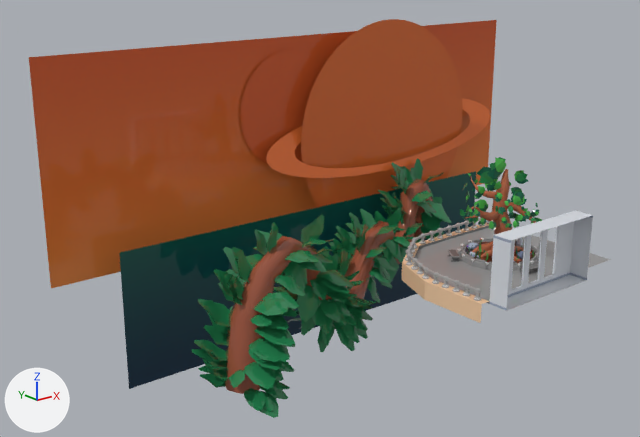
Renders of the glTF model models/Rooms/room04.glb from each side of a commit.
The view is the same before and after, from a camera (50 mm lens) standing at (-97.8, -69.7, 42.6) and looking at (-12.4, 37.0, -0.1). Every picture has the same lights, and +X, +Y and +Z are marked at lower left. Where no turn or scale is listed for an object, it has been applied to the vertices. Vertices at the same position are counted once.

The first picture shows 'Room04'.
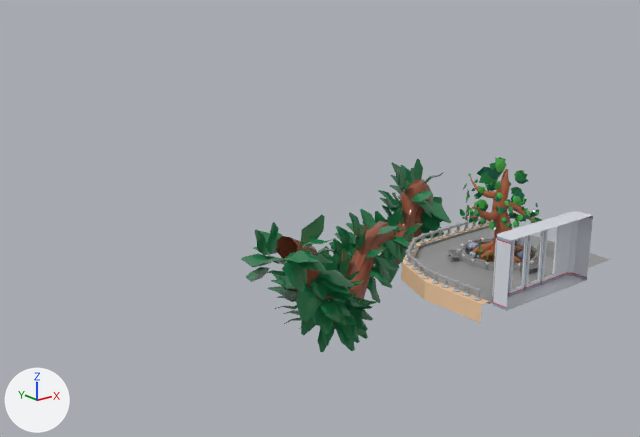
Commit message: room04 update

Edits to the bpy script that builds the scene:
```text
Change me_cylinder_022:
    used by ob_room04; location = (-8.3, 4.4, -2.3)
    remove me_cylinder_022.from_pydata(...)  # 11868 vertices, 18473 faces; spans x -42.3..57.8, y -3.4..50.8, z -24.3..31.2
    add me_cylinder_022.from_pydata(...)  # 11070 vertices, 17777 faces; spans x -24.5..36.4, y -3.4..48.5, z -18.0..13.6
    me_cylinder_022 part 1: 59 loose pieces with 912 vertices, spanning x -42.3..57.8, y 10.2..50.8, z -24.3..31.2, are deleted
    me_cylinder_022 part 2
    10 vertices are removed from x -0.7..17.3, y -0.4, z -2.3..7.3
    107 faces are deleted
    107 vertices are added at x -0.7..17.3, y -3.4..-0.2, z -2.7..7.3
    17 new vertices lie (0.0, 0.0, -0.4) away from vertices in x -0.7..17.3, y -3.4..-0.4, z -1.8
    16 new vertices lie (0.0, 2.3, 0.0) away from vertices in x -0.7..17.3, y -3.4, z -2.7..7.3
    8 new vertices lie (3.0, 0.0, 0.0) away from vertices in x 13.7, y -0.4, z -2.7..7.3
    363 new faces join them
    me_cylinder_022 part 3
    24 vertices are removed from x -32.0..-23.2, y 14.7..21.3, z -12.9..2.4
    48 faces are deleted
```

Changed parts and their boxes [x1, y1, x2, y2] in the pictures (640 x 437 px):
'Room04', reshaped: before [29, 19, 611, 418]; after [241, 157, 611, 352]
part 1 of me_cylinder_022, deleted (brown): before [29, 19, 497, 418]
part 2 of me_cylinder_022, built on: [425, 211, 593, 311] in both
part 3 of me_cylinder_022, deleted (brown): before [224, 236, 297, 394]
